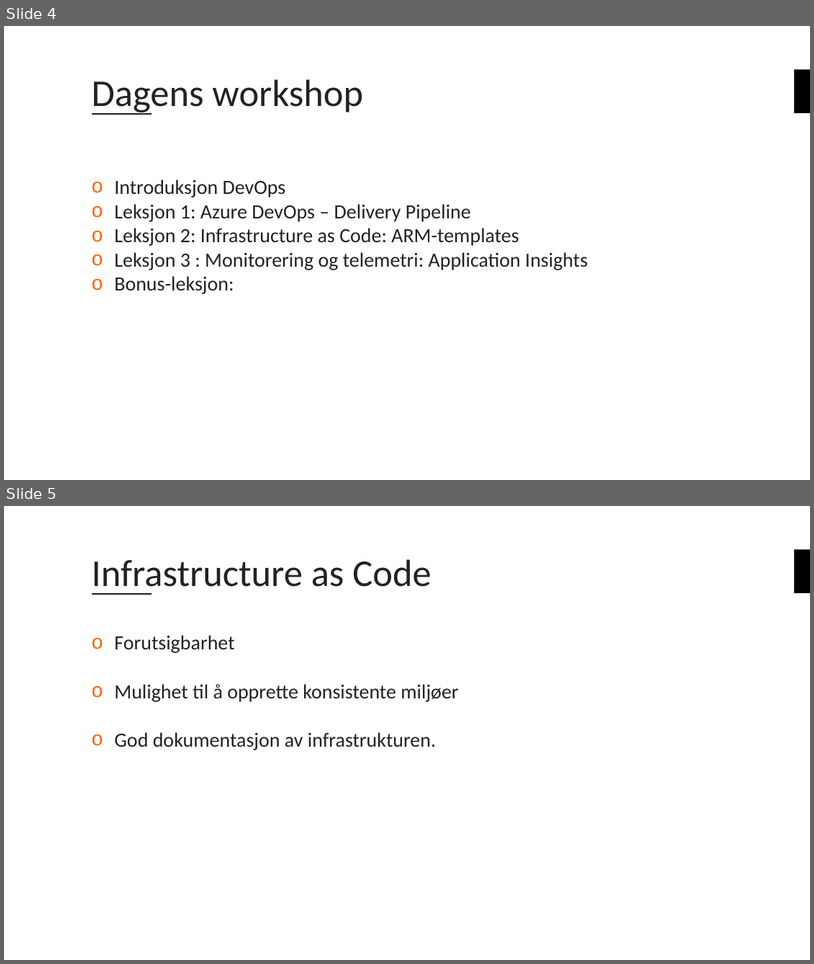
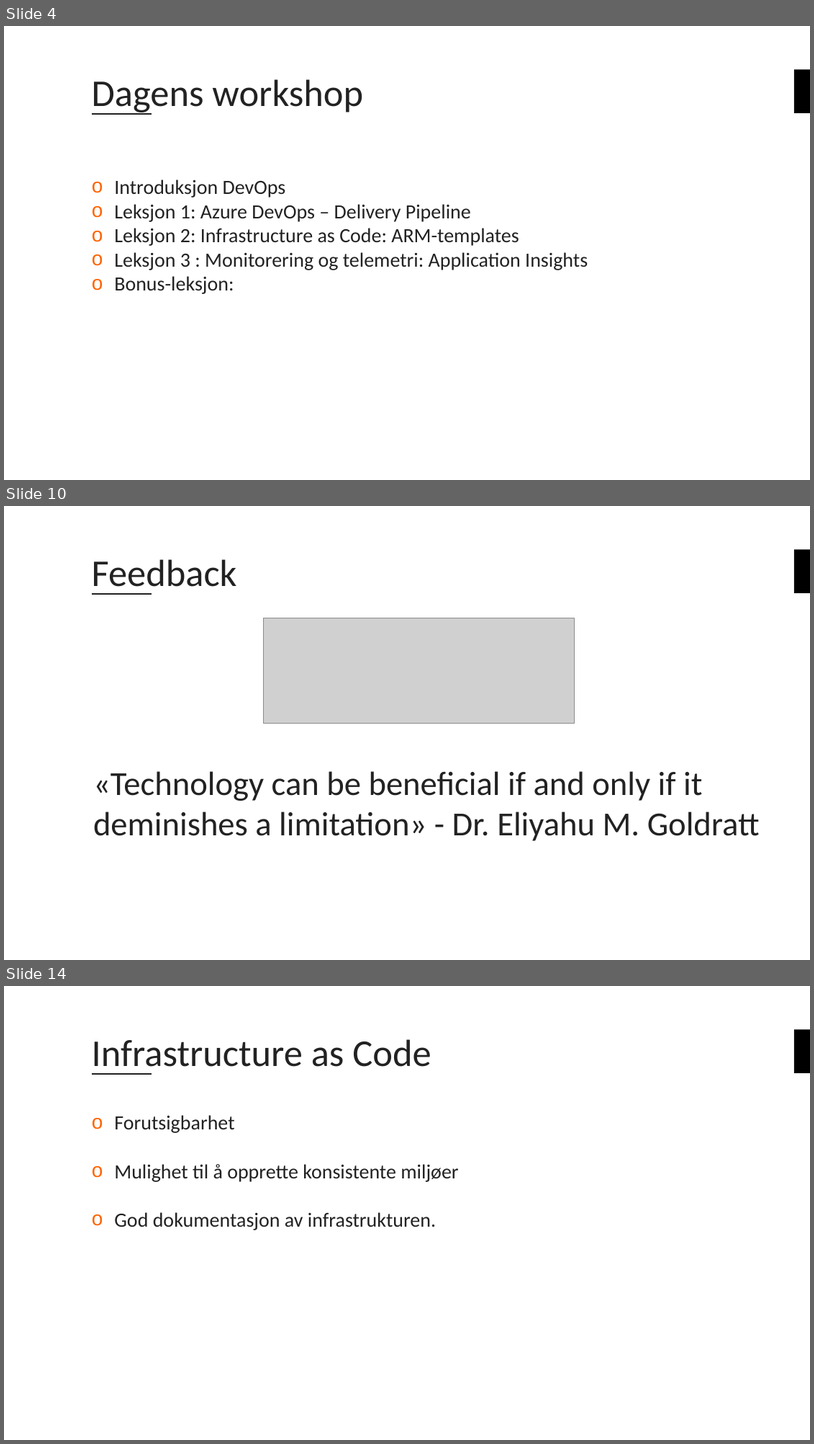
Before and after one commit to bouvet/azure-workshops, a slide deck: Workshop_2/Presentasjon/Azureskolen-Workshop#2.pptx. Shown one above the other, each under a label of ours: slides 4 and 5 before the commit, slides 4, 10 and 14 after it; the slides between them are not shown. The pictures are 814x964 and 814x1444 pixels, drawn with LibreOffice and Linux fonts; fonts in the diff are those of the drawing; grey boxes stand for pictures; background and template pictures are left out. Boxes give left, top, right and bottom in pixels: in the first picture for what was removed or moved away, otherwise in the second. Text is boxed around its words. In the diff, an @@ line names an element or a change of style, - is before the commit and + after.

```diff
--- a/Workshop_2/Presentasjon/Azureskolen-Workshop#2.pptx
+++ b/Workshop_2/Presentasjon/Azureskolen-Workshop#2.pptx
@@ slide 10 added at [4,506,810,960], background #FFFFFF; not listed: 2 template elements that a slide beside it also shows @@
@@ title added at [92,559,237,595], 45 pt, text #222222 @@
+Feedback
@@ picture added at [263,618,574,723] @@
@@ rectangle added at [57,758,782,872], fill #FFFFFF, outline #FFFFFF 1 pt, 40 pt, text #222222 @@
+  «Technology can be beneficial if and only if it deminishes a limitation» - Dr. Eliyahu M. Goldratt
@@ what was slide 5 is now slide 14 @@
```
Also in this commit, not shown: 8 other slides added.
